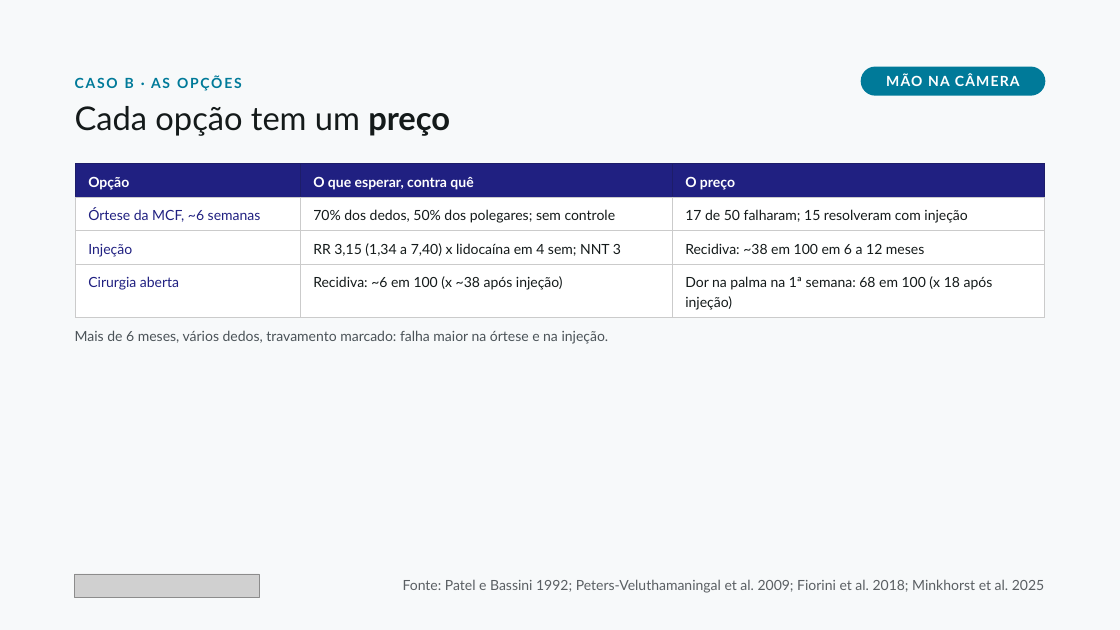
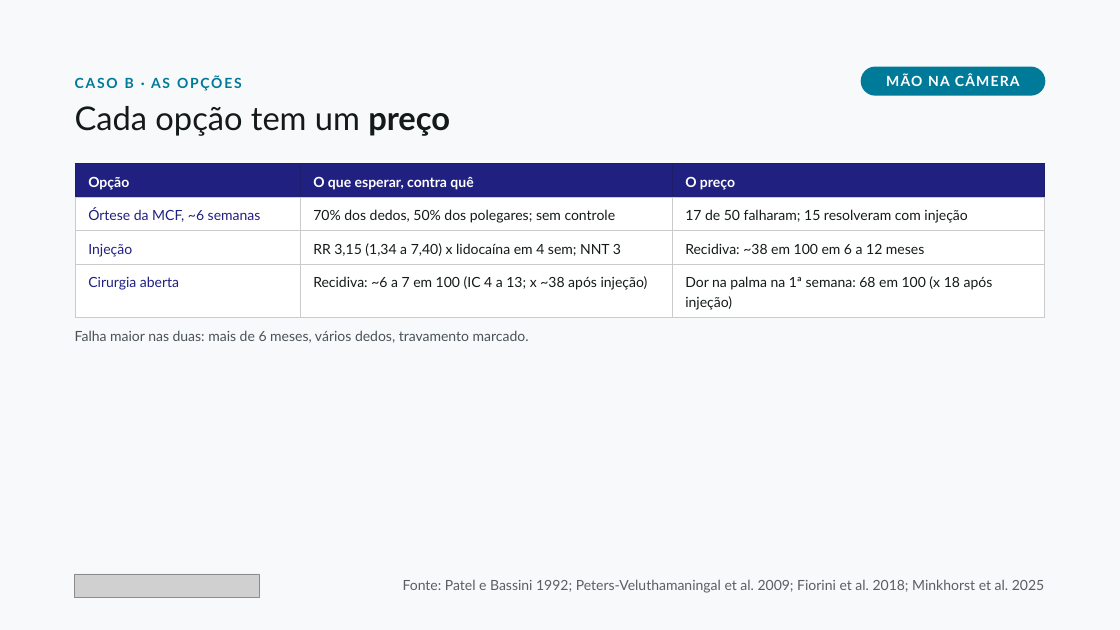
Before and after one commit to dossantosdanieel/illic, a slide deck: slide 17 of aulas/2026-11-cotovelo-medial-e-mao/04_aula/cotovelo-medial-e-mao.pptx. Drawn at 1120x630 pixels with LibreOffice and Linux fonts; fonts in the diff are those of the drawing; grey boxes stand for pictures. Boxes give left, top, right and bottom in pixels: in the first picture for what was removed or moved away, otherwise in the second. Text is boxed around its words. In the diff, an @@ line names an element or a change of style, - is before the commit and + after.

```diff
--- a/aulas/2026-11-cotovelo-medial-e-mao/04_aula/cotovelo-medial-e-mao.pptx
+++ b/aulas/2026-11-cotovelo-medial-e-mao/04_aula/cotovelo-medial-e-mao.pptx
@@ table at [76, 164, 1045, 318] @@
-row 4, column 2: Recidiva: ~6 em 100 (x ~38 após injeção)
+row 4, column 2: Recidiva: ~6 a 7 em 100 (IC 4 a 13; x ~38 após injeção)
@@ text at [75, 330, 529, 343]: text changed @@
-Mais de 6 meses, vários dedos, travamento marcado: falha maior na órtese e na injeção.
+Falha maior nas duas: mais de 6 meses, vários dedos, travamento marcado.
```
Also in this commit, not shown: 6 other slides changed, 23 other files.
